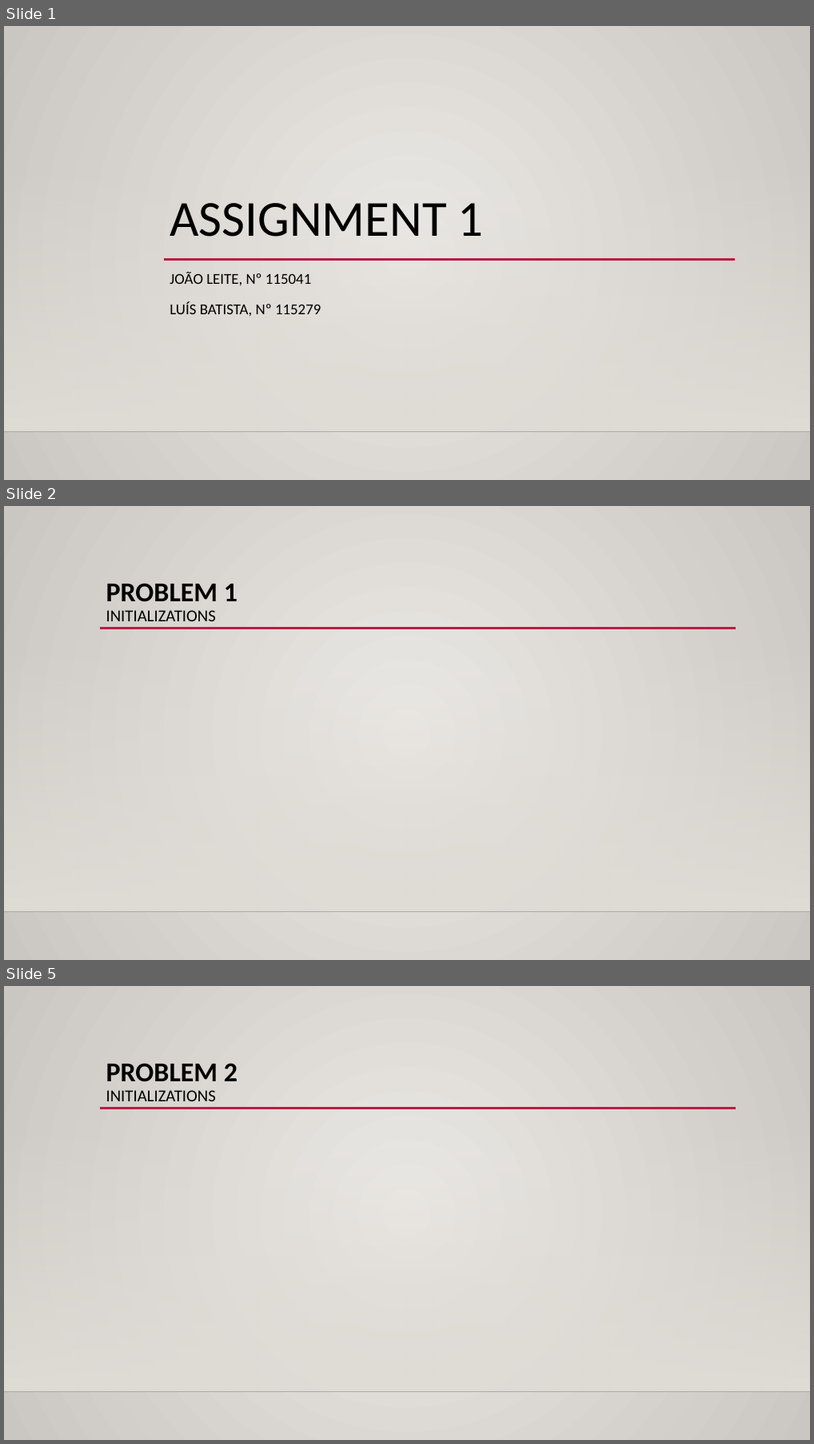
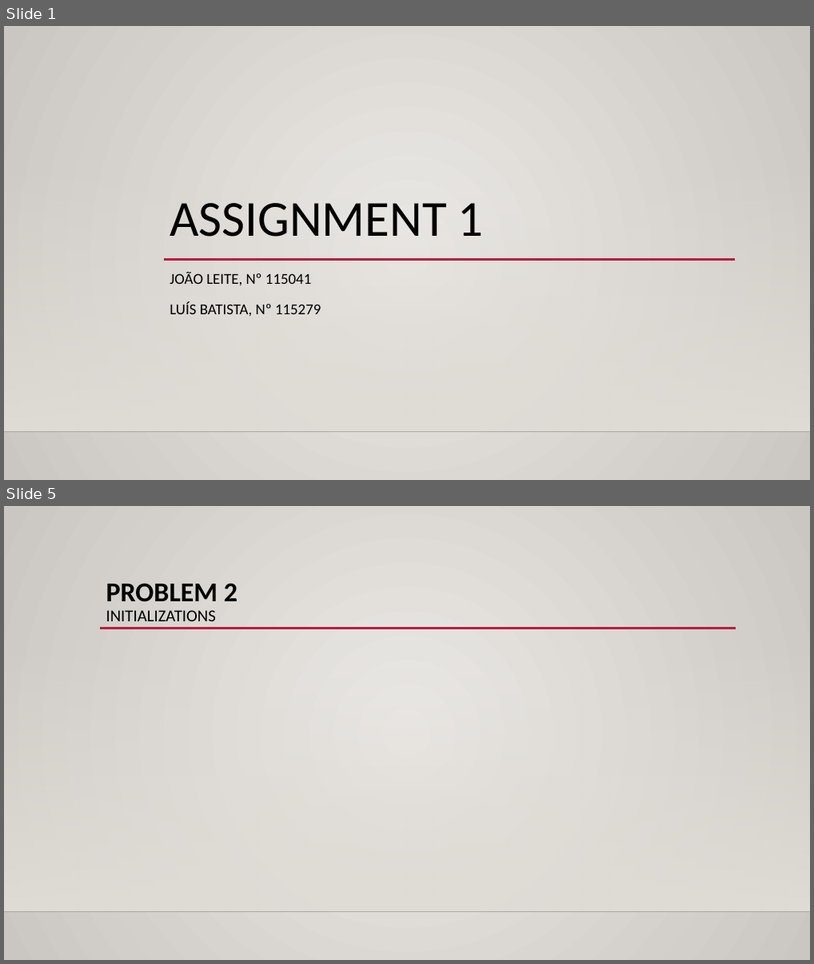
Before and after one commit to xL1fer/CLE_2022_2023, a slide deck: CLE1_T3G5/present.pptx. Shown one above the other, each under a label of ours: slides 1, 2 and 5 before the commit, slides 1 and 5 after it; the slides between them are not shown. The pictures are 814x1444 and 814x964 pixels, drawn with LibreOffice and Linux fonts; fonts in the diff are those of the drawing; background and template pictures are left out. Boxes give left, top, right and bottom in pixels: in the first picture for what was removed or moved away, otherwise in the second. Text is boxed around its words. In the diff, an @@ line names an element or a change of style, - is before the commit and + after.

```diff
--- a/CLE1_T3G5/present.pptx
+++ b/CLE1_T3G5/present.pptx
@@ slide 2 removed at (4,506,810,960), background gradient #ECEAE7 to #CAC7C1; not listed: 3 template elements that a slide beside it also shows @@
@@ title removed at (106,583,238,621) @@
-PROBLEM 1
-INITIALIZATIONS
```
Also in this commit, not shown: 3 slides changed, 1 slide added.
